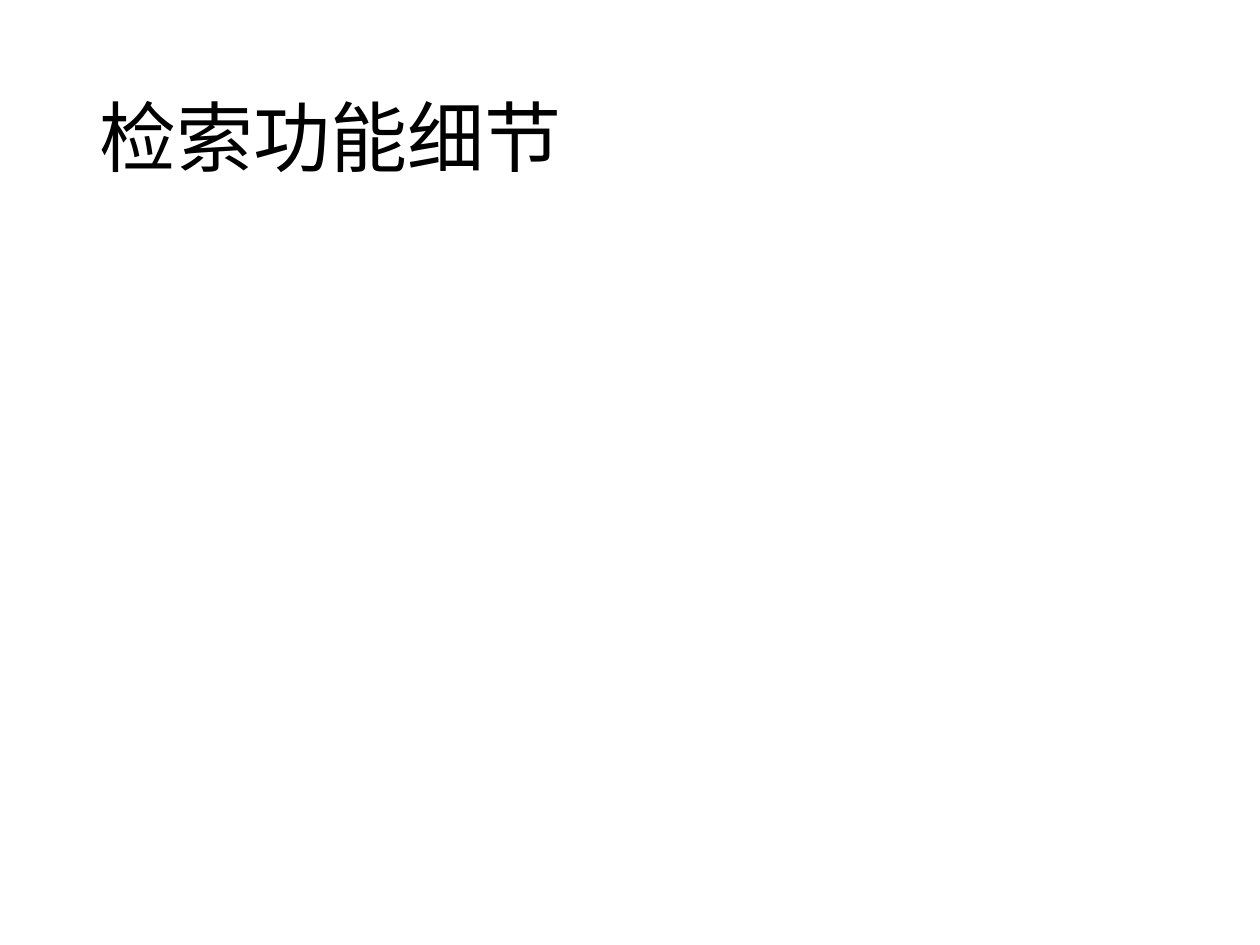
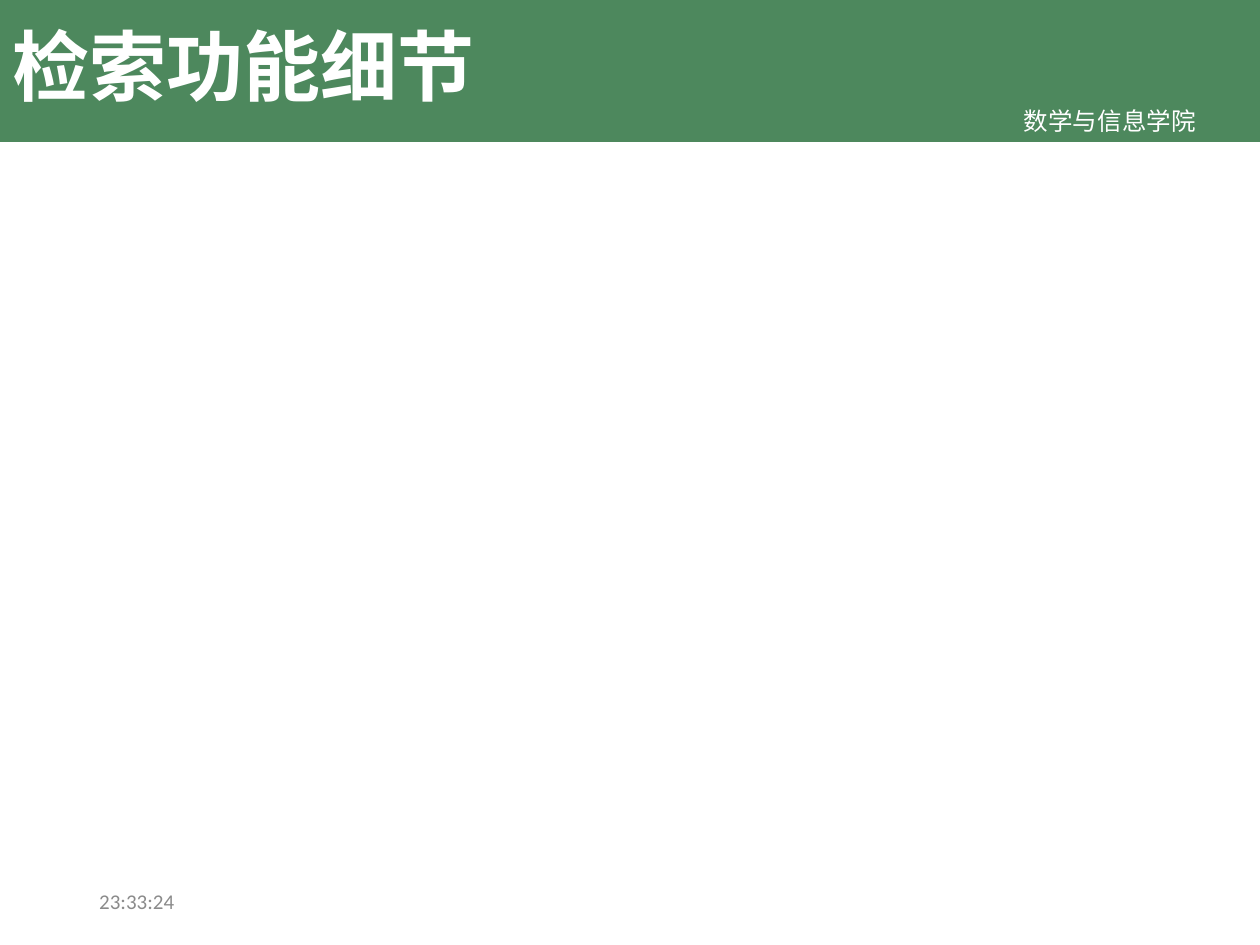
Before and after one commit to TeslaCN/graduation, a slide deck: slide 5 of 基于Scrapy框架的计算机专业学习资源网站_吴伟杰.pptx (slide 4 before the commit). Drawn at 1260x945 pixels with LibreOffice and Linux fonts; fonts in the diff are those of the drawing; background and template pictures are left out. Boxes give left, top, right and bottom in pixels: in the first picture for what was removed or moved away, otherwise in the second. Text is boxed around its words. In the diff, an @@ line names an element or a change of style, - is before the commit and + after.

```diff
--- a/基于Scrapy框架的计算机专业学习资源网站_吴伟杰.pptx
+++ b/基于Scrapy框架的计算机专业学习资源网站_吴伟杰.pptx
@@ title "检索功能细节": place and size @@
-title "检索功能细节" at bbox=[99, 101, 561, 172]
+title "检索功能细节" at bbox=[13, 29, 475, 102]
@@ title "检索功能细节" at bbox=[13, 29, 475, 102]: text colour #000000 to #FFFFFF, bold on @@
@@ rectangle added at bbox=[0, 0, 1260, 142], fill #4D885D @@
@@ text added at bbox=[1024, 109, 1196, 132], 14 pt, text #FFFFFF @@
+数学与信息学院
@@ text added at bbox=[99, 895, 174, 909], 12 pt, text #8C8C8C @@
+23:33:24
```
Also in this commit, not shown: 4 other slides changed, 5 slides added, 3 slides removed.
